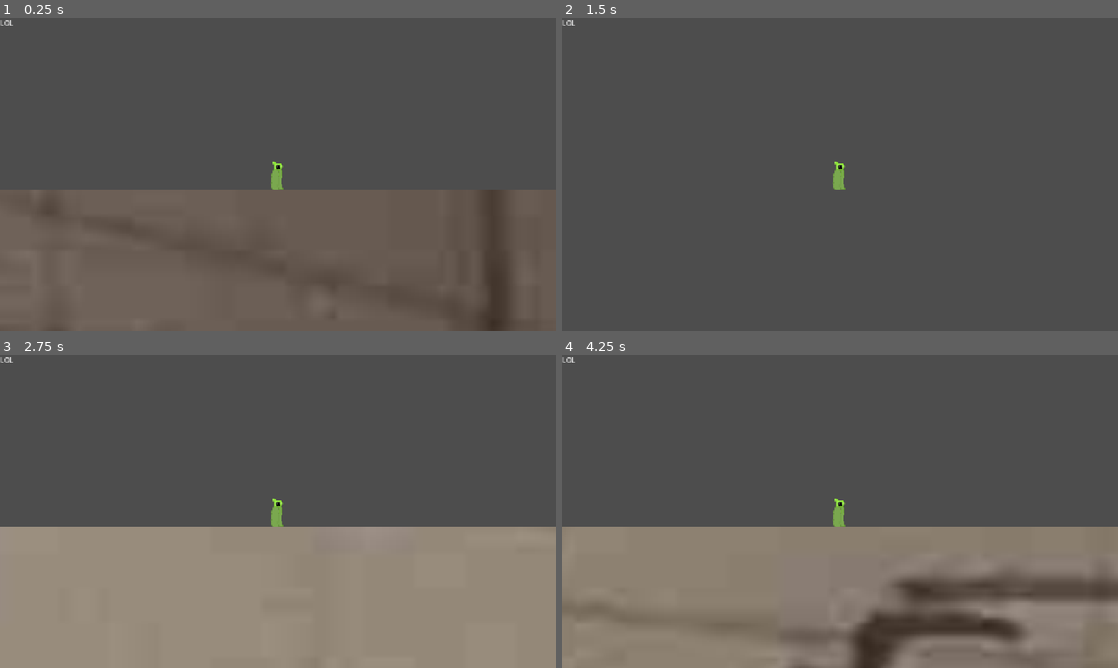
Above: before the commit, frames 1-4 (two rows, left to right).
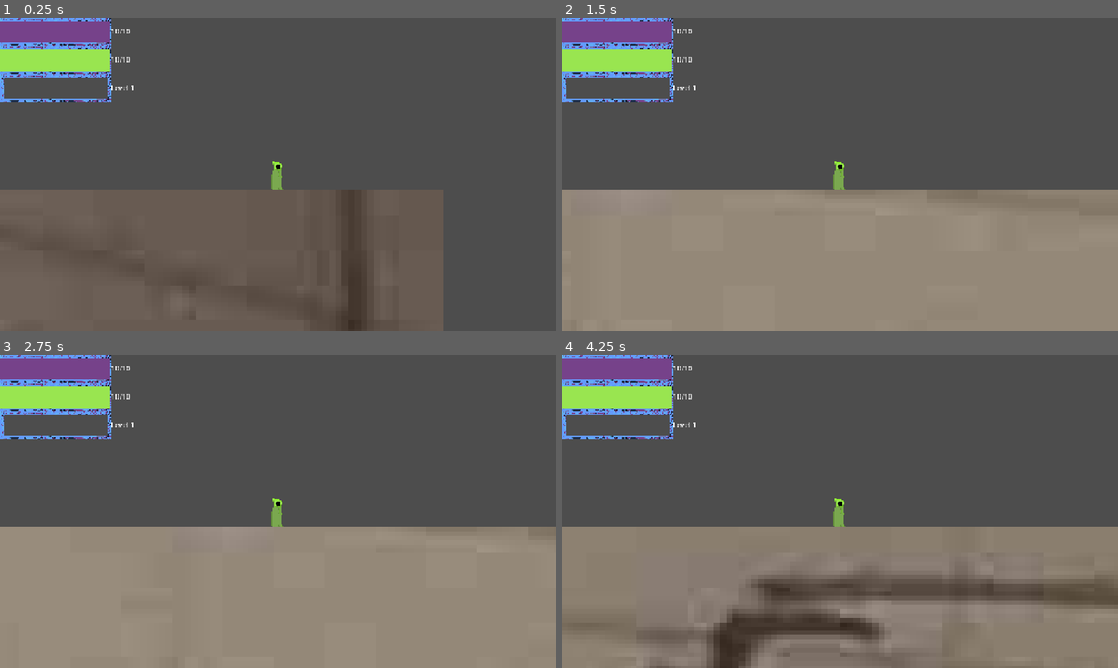
Above: after the commit, the same moments.

Repository: BigGaetan/Doom-rogue-like
Game: Godot game, scene res://scenes/level.tscn
The game is run twice, just before and just after one commit, with the same random seed, the same clock (stepped at 60 frames per second) and the same inputs.
Inputs:
- Up to frame 1 (0.25 s): no input
- Up to frame 2 (1.5 s): tap Enter (ui_accept) at 0.5, 0.77 s; hold Right (ui_right) from 0.53 s (still down)
- Up to frame 3 (2.75 s): tap Enter (ui_accept) at 1.52 s; release Right (ui_right) at 2.03 s; hold Left (ui_left) from 2.03 s (still down)
- Up to frame 4 (4.25 s): release Left (ui_left) at 2.78 s; hold Right (ui_right) from 2.78 s (still down); tap Enter (ui_accept) at 3.02, 3.77 s

The runs differ from the first frame. In frame 1, 8.4% of the frame differs, in the area x 0-100%, y 0-100%; in frame 2, 49%; in frame 3, 4.2%; in frame 4, 14%.

Commit message:
modifi hp xp

Diff:
--- a/project.godot
+++ b/project.godot
@@ -20,6 +20,10 @@
 window/size/viewport_width=1280
 window/size/viewport_height=720
 window/stretch/mode="canvas_items"
+
+[global_group]
+
+player=""
 
 [input]
 
@@ -44,4 +48,6 @@
 
 [rendering]
 
+textures/canvas_textures/default_texture_filter=0
 rendering_device/driver.windows="d3d12"
+2d/snap/snap_2d_vertices_to_pixel=true
--- a/scenes/hud.gd
+++ b/scenes/hud.gd
@@ -1,8 +1,11 @@
 extends CanvasLayer
 
-@onready var hp_bar = $HPBar
+@onready var hp_bar = $"HP Bar"
+@onready var hp_label = $HPLabel
 @onready var xp_bar = $XPBar
 @onready var level_label = $LevelLabel
+@onready var mana_bar = $ManaBar
+@onready var mana_label = $ManaLabel
 
 var player
 
@@ -16,10 +19,14 @@
 	# HP
 	hp_bar.max_value = player.max_hp
 	hp_bar.value = player.hp
+	hp_label.text = str(player.hp)+"/"+str(player.max_hp)
 
 	# XP
 	xp_bar.max_value = player.xp_to_next_level
 	xp_bar.value = player.xp
+	level_label.text = "Level " + str(player.level)
 
-	# Level
-	level_label.text = "Level " + str(player.level)
+	# mana
+	mana_bar.max_value = player.max_mana
+	mana_bar.value = player.mana
+	mana_label.text = str(player.mana)+"/"+str(player.max_mana)
--- a/scenes/hud.tscn
+++ b/scenes/hud.tscn
@@ -1,6 +1,9 @@
 [gd_scene format=3 uid="uid://dshb3hagidi2h"]
 
 [ext_resource type="Script" uid="uid://bo0dbw4x66m2x" path="res://scenes/hud.gd" id="1_ahhtf"]
+[ext_resource type="Texture2D" uid="uid://mc7nr3lkugc8" path="res://sprite/mage/default/sprite/ui/barre mana/manabarre1.png" id="2_6fi6k"]
+[ext_resource type="Texture2D" uid="uid://bx1c6vl6eypnx" path="res://sprite/mage/default/sprite/ui/barre mana/manabarre2.png" id="3_uo2fv"]
+[ext_resource type="Texture2D" uid="uid://gggx0783d0nr" path="res://sprite/mage/default/sprite/ui/barre mana/xp-barre2.png" id="4_047uy"]
 
 [node name="HUD" type="CanvasLayer" unique_id=180075437]
 script = ExtResource("1_ahhtf")
@@ -8,12 +11,41 @@
 [node name="HP Bar" type="TextureProgressBar" parent="." unique_id=1465853403]
 offset_right = 40.0
 offset_bottom = 40.0
+value = 100.0
+texture_under = ExtResource("2_6fi6k")
+texture_progress = ExtResource("3_uo2fv")
 
-[node name="XP Bar" type="TextureProgressBar" parent="." unique_id=1410723948]
-offset_right = 40.0
-offset_bottom = 40.0
+[node name="HPLabel" type="Label" parent="." unique_id=281876419]
+offset_left = 256.0
+offset_top = 19.0
+offset_right = 296.0
+offset_bottom = 42.0
+text = "hp"
 
-[node name="Level" type="Label" parent="." unique_id=1039498214]
-offset_right = 40.0
-offset_bottom = 23.0
-text = "LOL"
+[node name="ManaBar" type="TextureProgressBar" parent="." unique_id=1410723948]
+offset_top = 65.0
+offset_right = 256.0
+offset_bottom = 129.0
+texture_under = ExtResource("2_6fi6k")
+texture_progress = ExtResource("4_047uy")
+
+[node name="ManaLabel" type="Label" parent="." unique_id=1039498214]
+offset_left = 256.0
+offset_top = 84.0
+offset_right = 296.0
+offset_bottom = 107.0
+text = "level"
+
+[node name="XPBar" type="TextureProgressBar" parent="." unique_id=54221265]
+offset_top = 130.0
+offset_right = 256.0
+offset_bottom = 194.0
+texture_under = ExtResource("2_6fi6k")
+texture_progress = ExtResource("4_047uy")
+
+[node name="LevelLabel" type="Label" parent="." unique_id=1784461741]
+offset_left = 256.0
+offset_top = 149.0
+offset_right = 300.0
+offset_bottom = 172.0
+text = "mana"
--- a/scenes/level.tscn
+++ b/scenes/level.tscn
@@ -6,8 +6,8 @@
 
 [node name="Level" type="Node2D" unique_id=507334421]
 
-[node name="Player" parent="." unique_id=111970798 instance=ExtResource("1_w7c3h")]
-position = Vector2(1250, 31)
+[node name="Player" parent="." unique_id=111970798 groups=["player"] instance=ExtResource("1_w7c3h")]
+position = Vector2(1263, 55)
 
 [node name="Plateform" parent="." unique_id=1565322016 instance=ExtResource("2_w8frs")]
 position = Vector2(-179, 220)
--- a/scripts/player.gd
+++ b/scripts/player.gd
@@ -1,5 +1,4 @@
 extends CharacterBody2D
-
 
 const SPEED = 100.0
 const JUMP_VELOCITY = -125.0
@@ -7,6 +6,10 @@
 # HP
 var max_hp = 10
 var hp = 10
+
+#mana
+var max_mana = 10
+var mana = 10
 
 # xp
 var xp = 0
@@ -39,6 +42,9 @@
 	if Input.is_action_just_pressed("ui_up"):
 		take_damage(1)
 
+	if Input.is_action_just_pressed("ui_down"):
+		reduce_mana(3)
+
 
 
 func add_xp(amount):
@@ -47,7 +53,6 @@
 
 	if xp >= xp_to_next_level:
 		level_up()
-
 
 
 func level_up():
@@ -67,8 +72,16 @@
 		die()
 
 
-
 func die():
 	print("Player dead")
 	hp = max_hp
+	mana = max_mana
 	global_position = Vector2(0, 0)
+
+func reduce_mana(amount):
+	mana -= amount
+	mana = max(mana, 0)
+	print("mana : ", mana)
+
+	if mana == 0:
+		take_damage(amount)
Not shown, added: sprite/mage/default/sprite/ui/barre mana/xp-barre2.png.import
